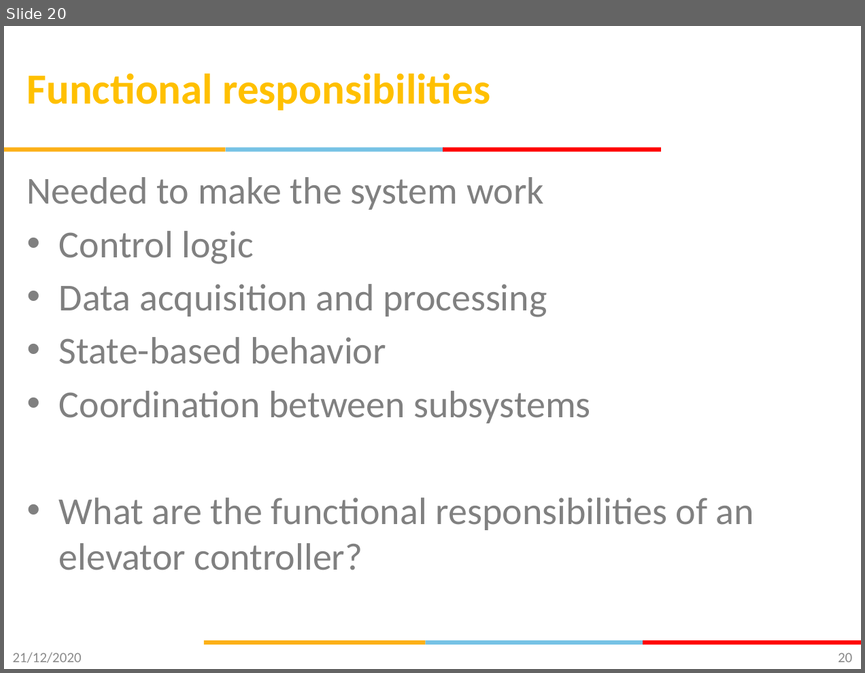
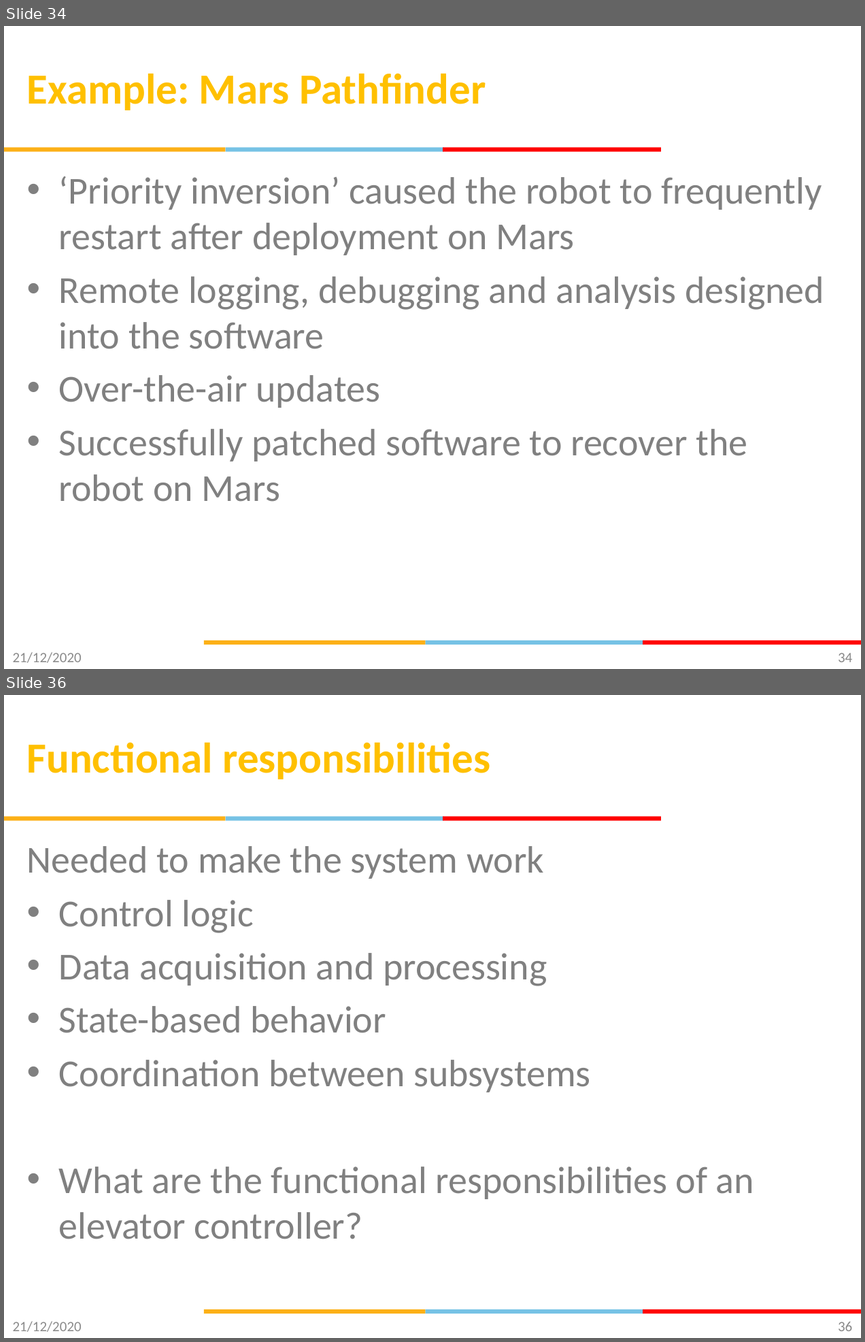
Before and after one commit to gsaurabhr-teaching/csg523-material, a slide deck: Lec-1-3-Intro.pptx. Shown one above the other, each under a label of ours: slide 20 before the commit, slides 34 and 36 after it; the slides between them are not shown. The pictures are 865x673 and 865x1342 pixels, drawn with LibreOffice and Linux fonts; fonts in the diff are those of the drawing; background and template pictures are left out. Boxes give left, top, right and bottom in pixels: in the first picture for what was removed or moved away, otherwise in the second. Text is boxed around its words. In the diff, an @@ line names an element or a change of style, - is before the commit and + after.

```diff
--- a/Lec-1-3-Intro.pptx
+++ b/Lec-1-3-Intro.pptx
@@ slide 34 added at [4, 26, 861, 669], background #FFFFFF; not listed: 6 template elements that a slide beside it also shows @@
@@ title added at [27, 73, 486, 110], 36 pt, text #FFC000, bold @@
+Example: Mars Pathfinder
@@ text added at [59, 176, 824, 501], 32 pt, text #808080 @@
+• ‘Priority inversion’ caused the robot to frequently restart after deployment on Mars
+• Remote logging, debugging and analysis designed into the software
+• Over-the-air updates
+• Successfully patched software to recover the robot on Mars
@@ text added at [13, 652, 82, 662], 12 pt, text #8C8C8C @@
+21/12/2020
@@ page number added at [838, 652, 852, 662], 12 pt, text #898989 @@
+34
@@ what was slide 20 is now slide 36 @@
@@ page number at [838, 1321, 852, 1331]: text changed @@
-20
+36
```
Also in this commit, not shown: 15 other slides added.
